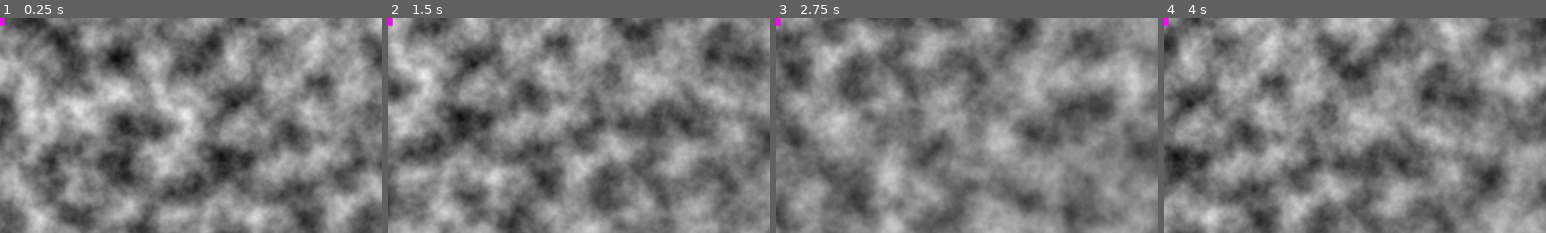
Above: before the commit, frames 1-4 (left to right).
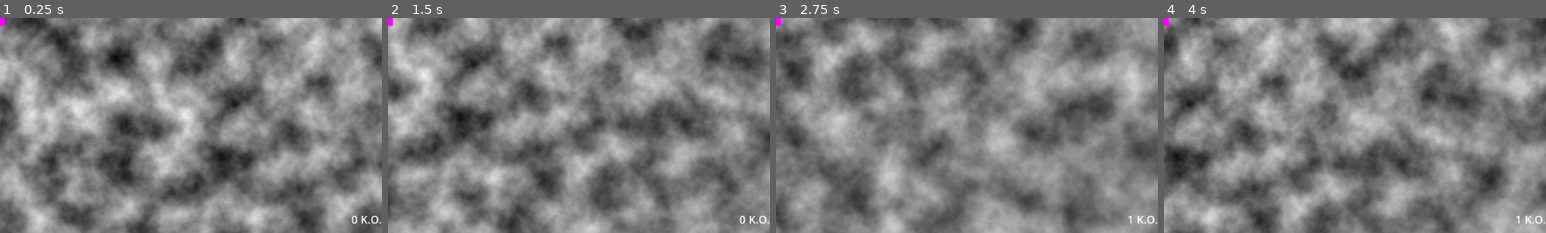
Above: after the commit, the same moments.

Repository: mabanana/survivor-dire
Game: Godot game, scene res://Scenes/main.tscn
The game is run twice, just before and just after one commit, with the same random seed, the same clock (stepped at 60 frames per second) and the same inputs.
Inputs (mouse positions are % of the whole screen's width and height, from its top left):
- Up to frame 1 (0.25 s): no input
- Up to frame 2 (1.5 s): tap Enter at 0.5 s; move the mouse to (72, 45) at 0.52 s; hold Right (ui_right) 0.53-1.28 s; tap E at 0.6 s; click (72, 45) at 0.67 s; move the mouse to (30, 55) at 1.27 s; hold Down (ui_down) from 1.28 s (still down); tap Tab at 1.35 s; click (30, 55) at 1.42 s
- Up to frame 3 (2.75 s): move the mouse to (60, 28) at 2.02 s; release Down (ui_down) at 2.03 s; hold Right (ui_right) from 2.03 s (still down); tap 1 at 2.1 s; click (60, 28) at 2.17 s
- Up to frame 4 (4 s): move the mouse to (45, 70) at 2.77 s; release Right (ui_right) at 2.78 s; hold Up (ui_up) 2.78-3.53 s; tap 2 at 2.85 s; click (45, 70) at 2.92 s; move the mouse to (80, 65) at 3.52 s; hold Left (ui_left) from 3.53 s (still down); tap 3 at 3.6 s; click (80, 65) at 3.67 s
The pictures show only the part of the screen within x 50-100%, y 50-100%; the shares and areas given below are measured in that part.

The runs differ from the first frame. In frame 1, 0.1% of the frame differs, in the area x 92-100%, y 92-96%; in frame 2, 0.1%; in frame 3, less than 0.1%; in frame 4, less than 0.1%.

Commit message:
Add loot

Diff:
--- /dev/null
+++ b/Resources/JSON/loot_classes.json
@@ -0,0 +1,54 @@
+{
+	"loot_classes": [
+		{
+			"loot_class": "BASIC_1",
+			"items": [
+				{
+					"name": "GOLD_DROP",
+					"type": "PickUp",
+					"weight": 5
+				},
+				{
+					"name": "HEALTH_POT",
+					"type": "PickUp",
+					"weight": 2
+				},
+				{
+					"name": "ITEM_LIST",
+					"type": "LootClass",
+					"weight": 1
+				},
+				{
+					"name": "NONE",
+					"type": "None",
+					"weight": 2
+				}
+			]
+		},
+		{
+			"loot_class": "ITEM_LIST",
+			"items": [
+				{
+					"name": "ITEM_A",
+					"type": "Item",
+					"weight": 1
+				},
+				{
+					"name": "ITEM_B",
+					"type": "Item",
+					"weight": 1
+				},
+				{
+					"name": "ITEM_C",
+					"type": "Item",
+					"weight": 1
+				},
+				{
+					"name": "ITEM_D",
+					"type": "Item",
+					"weight": 1
+				}
+			]
+		}
+	]
+}
--- a/Scenes/hud.tscn
+++ b/Scenes/hud.tscn
@@ -4,9 +4,11 @@
 
 [node name="Hud" type="Control"]
 layout_mode = 3
-anchors_preset = 0
-offset_right = 40.0
-offset_bottom = 40.0
+anchors_preset = 15
+anchor_right = 1.0
+anchor_bottom = 1.0
+grow_horizontal = 2
+grow_vertical = 2
 script = ExtResource("1_q5mis")
 
 [node name="VBoxContainer" type="VBoxContainer" parent="."]
@@ -35,3 +37,23 @@
 [node name="XpNum" type="Label" parent="VBoxContainer/Xp"]
 unique_name_in_owner = true
 layout_mode = 2
+
+[node name="HBoxContainer" type="HBoxContainer" parent="."]
+layout_mode = 1
+anchors_preset = 3
+anchor_left = 1.0
+anchor_top = 1.0
+anchor_right = 1.0
+anchor_bottom = 1.0
+offset_left = -40.0
+offset_top = -40.0
+grow_horizontal = 0
+grow_vertical = 0
+
+[node name="KillCount" type="Label" parent="HBoxContainer"]
+unique_name_in_owner = true
+layout_mode = 2
+
+[node name="Label" type="Label" parent="HBoxContainer"]
+layout_mode = 2
+text = "K.O."
--- a/Scripts/core.gd
+++ b/Scripts/core.gd
@@ -14,6 +14,7 @@
 	event_mouse_moved,
 	damage_started,
 	damage_ended,
+	enemy_died,
 }
 
 enum EntityType {
@@ -31,6 +32,13 @@
 	mouse_position,
 	amount,
 	num_targets,
+	loot_class,
+}
+
+enum LootClass {
+	BASIC_1,
+	ELITE_1,
+	ITEM_LIST,
 }
 
 func _init() -> void:
--- a/Scripts/entity_model.gd
+++ b/Scripts/entity_model.gd
@@ -1,10 +1,12 @@
 class_name EntityModel
 
+var name: String
 var hp: int
 var damage: int
 var entity_type: CoreModel.EntityType
 var position: Vector2
 var speed: int
+var loot_class: int
 
 const PH_POSITION = Vector2(INF, INF)
 
@@ -12,14 +14,18 @@
 	self.entity_type = entity_type
 	match entity_type:
 		CoreModel.EntityType.player:
+			self.name = "Player"
 			self.hp = 100
 			self.damage = 0
 			self.speed = 0
 			self.position = PH_POSITION
+			self.loot_class = CoreModel.LootClass.BASIC_1
 		CoreModel.EntityType.square:
+			self.name = "Square"
 			self.hp = 1
 			self.damage = 1
 			self.speed = 100
 			self.position = PH_POSITION
+			self.loot_class = CoreModel.LootClass.BASIC_1
 		_:
 			prints(entity_type, "is an unknown entity type. Failed to Initialize EntityModel.")
--- a/Scripts/hud.gd
+++ b/Scripts/hud.gd
@@ -6,6 +6,7 @@
 
 @onready var hp_num: Label = %HpNum
 @onready var xp_num: Label = %XpNum
+@onready var kill_count: Label = %KillCount
 
 # Called when the node enters the scene tree for the first time.
 func _ready():
@@ -25,3 +26,4 @@
 func _on_core_changed(context, payload):
 	xp_num.text = str(core.progress.exp)
 	hp_num.text = str(core.stats.hp)
+	kill_count.text = str(core.progress.kill_count)
--- a/Scripts/input_handler.gd
+++ b/Scripts/input_handler.gd
@@ -1,7 +1,7 @@
 class_name InputHandler
-extends Node
 
 var input_map
+var scene
 
 var core: CoreModel
 var core_changed: Signal
@@ -43,7 +43,8 @@
 	AIM_ATTACK,
 }
 
-func _init():
+func _init(scene):
+	self.scene = scene
 	input_map = DEFAULT_INPUT_MAP
 
 func handle_input(event: InputEvent) -> void:
@@ -59,7 +60,7 @@
 		core_changed.emit(context, {
 				CoreModel.PKey.input_action : input_map[event.button_index],
 				CoreModel.PKey.input_as_text : event.as_text(),
-				CoreModel.PKey.mouse_position: get_parent().get_global_mouse_position(),
+				CoreModel.PKey.mouse_position: scene.get_global_mouse_position(),
 				})
 		prints("InputHandler: mouse button", "pressed" if event.is_pressed() else "released", event.as_text())
 	elif event is InputEventKey and event.keycode in input_map:
--- /dev/null
+++ b/Scripts/loot_manager.gd
@@ -0,0 +1,49 @@
+class_name LootManager
+
+var core: CoreModel
+var core_changed: Signal
+
+var loot_classes: Dictionary
+
+func _init():
+	var loot_class_json = _load_json("res://Resources/JSON/loot_classes.json")
+	for lc in loot_class_json.loot_classes:
+		loot_classes[core.LootClass[lc.loot_class]] = lc.items
+
+func drop_loot(loot_class: CoreModel.LootClass, target_name: String, target_position: Vector2):
+	if loot_class or loot_class == 0:
+		var loot_table = get_loot_table(loot_class)
+		var loot = Randomizer.roll_loot(loot_table)
+		if loot["type"] == "LootClass":
+			drop_loot(core.LootClass[loot["name"]], target_name, target_position)
+			return
+		prints("Loot Dropped by", target_name, loot["name"])
+	else:
+		print("no loot from this one.")
+
+
+func get_loot_table(loot_class: CoreModel.LootClass):
+	var loot_table = {}
+	for item in loot_classes[loot_class]:
+		loot_table[item] = item["weight"]
+	return loot_table
+
+func _load_json(path: String):
+	var file = FileAccess.open(path,FileAccess.READ)
+	var content = file.get_as_text()
+	file.close()
+	var parsed_json = JSON.parse_string(content)
+	if parsed_json:
+		return parsed_json
+
+func bind(core, core_changed):
+	self.core = core
+	self.core_changed = core_changed
+
+	core_changed.connect(_on_core_changed)
+
+func _on_core_changed(context, payload):
+	if context == core.Context.enemy_died:
+		drop_loot(payload[CoreModel.PKey.loot_class],
+		core.scene.entities[payload[CoreModel.PKey.target_rid]].name,
+		payload[CoreModel.PKey.target_position])
--- a/Scripts/main.gd
+++ b/Scripts/main.gd
@@ -18,6 +18,7 @@
 var aim_cast: AimCast
 var input_handler: InputHandler
 var hud: HudController
+var loot_manager: LootManager
 
 # Called when the node enters the scene tree for the first time.
 func _ready() -> void:
@@ -31,13 +32,14 @@
 	player.entity_type = CoreModel.EntityType.player
 	hud = hud_scene.instantiate()
 	#aim_cast = AimCast.new()
-	input_handler = InputHandler.new()
+	input_handler = InputHandler.new(self)
+	loot_manager = LootManager.new()
 
 	input_handler.bind(core, core_changed)
 	hud.bind(core, core_changed)
+	loot_manager.bind(core, core_changed)
 	#aim_cast.bind(core, core_changed)
 
-	add_child(input_handler)
 	%CanvasLayer.add_child(hud)
 	#add_child(aim_cast)
 	_add_child_to_scene(player)
@@ -100,15 +102,21 @@
 	prints("Enemy spawned at", node.position)
 
 func _despawn_enemy(rid):
-	var enemy = core.scene.nodes[rid]
-	prints(core.EntityType.keys()[enemy.entity_type], "despawned")
+	var node: GameCharacter = core.scene.nodes[rid]
+	var entity: EntityModel = core.scene.entities[rid]
+	prints(entity.name, "despawned")
+	core_changed.emit(core.Context.enemy_died, {
+		CoreModel.PKey.target_rid: rid,
+		CoreModel.PKey.target_position: entity.position,
+		CoreModel.PKey.loot_class: entity.loot_class,
+	})
 	core.scene.entities.erase(rid)
 	core.scene.nodes.erase(rid)
-	enemy.die()
+	node.die()
 
 func _on_enemy_death(rid):
 	var entity: EntityModel = core.scene.entities[rid]
-	print("a %s has been killed." % [core.EntityType.keys()[entity.entity_type]])
+	print("a %s has been killed." % [entity.name])
 	core.progress.exp += 1
 	core.progress.kill_count += 1
 
